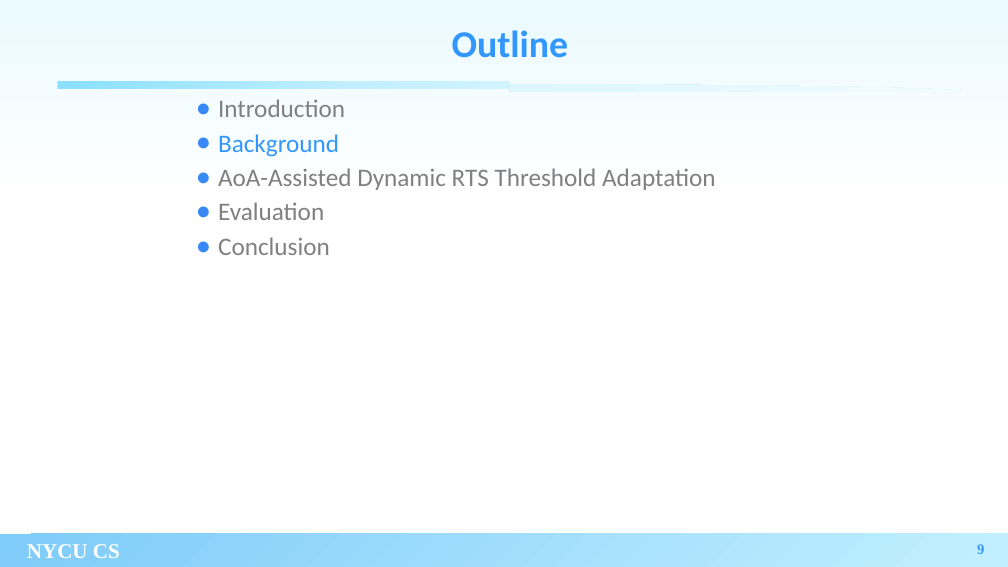
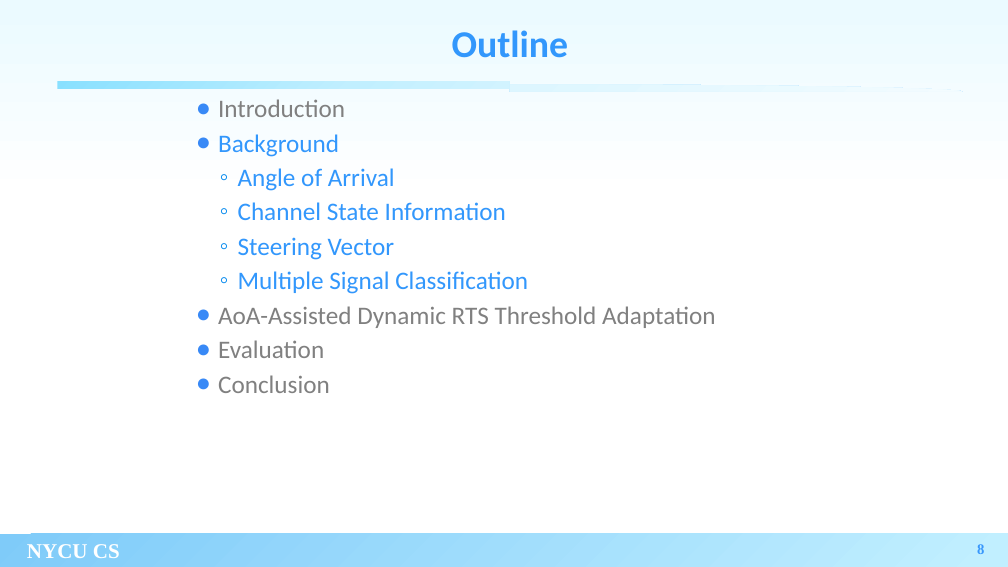
Before and after one commit to xoxonut/thesis, a slide deck: slide 8 of thesis proposal 7_20.pptx (slide 9 before the commit). Drawn at 1008x567 pixels with LibreOffice and Linux fonts; fonts in the diff are those of the drawing. Boxes give left, top, right and bottom in pixels: in the first picture for what was removed or moved away, otherwise in the second. Text is boxed around its words. In the diff, an @@ line names an element or a change of style, - is before the commit and + after.

```diff
--- a/thesis proposal 7_20.pptx
+++ b/thesis proposal 7_20.pptx
@@ text at bbox=[238, 168, 528, 294]: paragraphs added @@
+  ◦ Angle of Arrival
+  ◦ Channel State Information
+  ◦ Steering Vector
+  ◦ Multiple Signal Classification
```
Also in this commit, not shown: 3 other slides changed, 2 other files.
